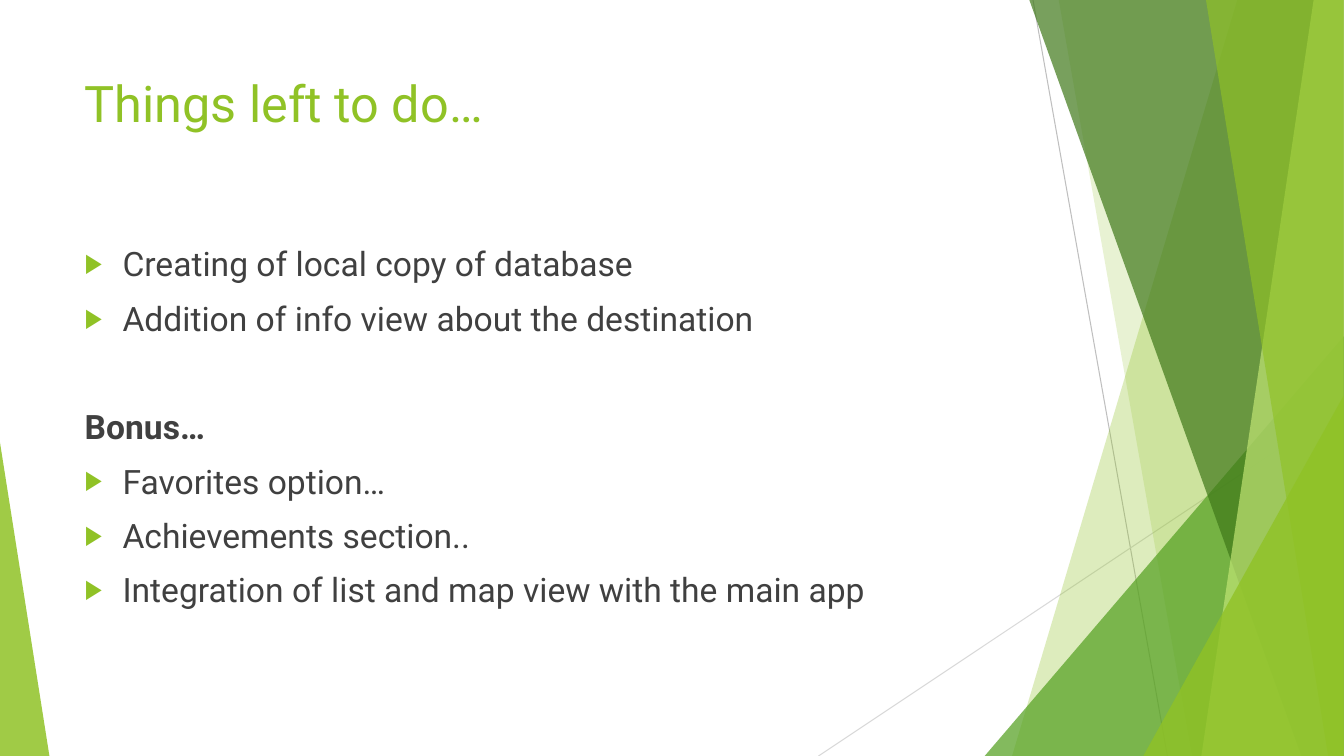
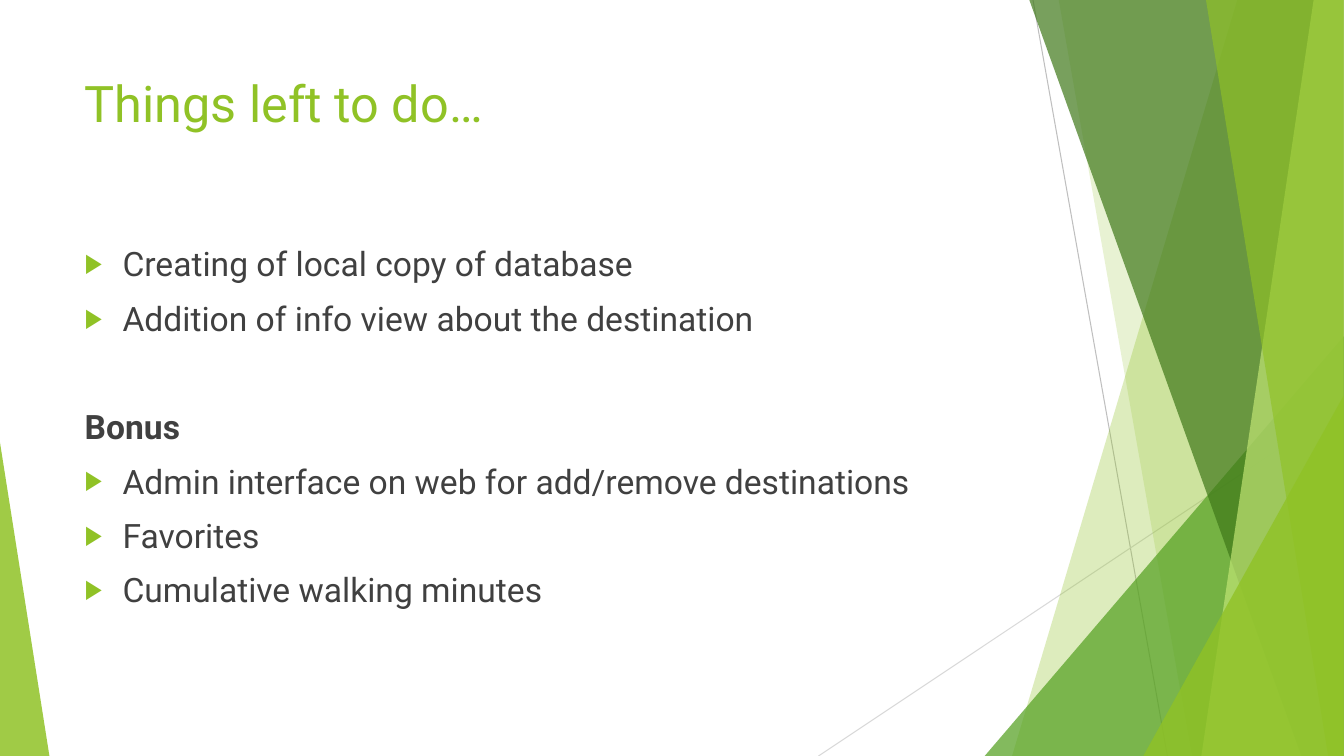
Before and after one commit to rohitkandhal/WalkYourCity, a slide deck: slide 5 of Walk North Hills v3.pptx. Drawn at 1344x756 pixels with LibreOffice and Linux fonts; fonts in the diff are those of the drawing. Boxes give left, top, right and bottom in pixels: in the first picture for what was removed or moved away, otherwise in the second. Text is boxed around its words. In the diff, an @@ line names an element or a change of style, - is before the commit and + after.

Commit message:
Updated presentation v3

```diff
--- a/Walk North Hills v3.pptx
+++ b/Walk North Hills v3.pptx
@@ text at (85, 415, 909, 609): text changed @@
-Bonus…
-▶ Favorites option…
-▶ Achievements section..
-▶ Integration of list and map view with the main app
+Bonus
+▶ Admin interface on web for add/remove destinations
+▶ Favorites
+▶ Cumulative walking minutes
```
Also in this commit, not shown: 1 other slide changed.
